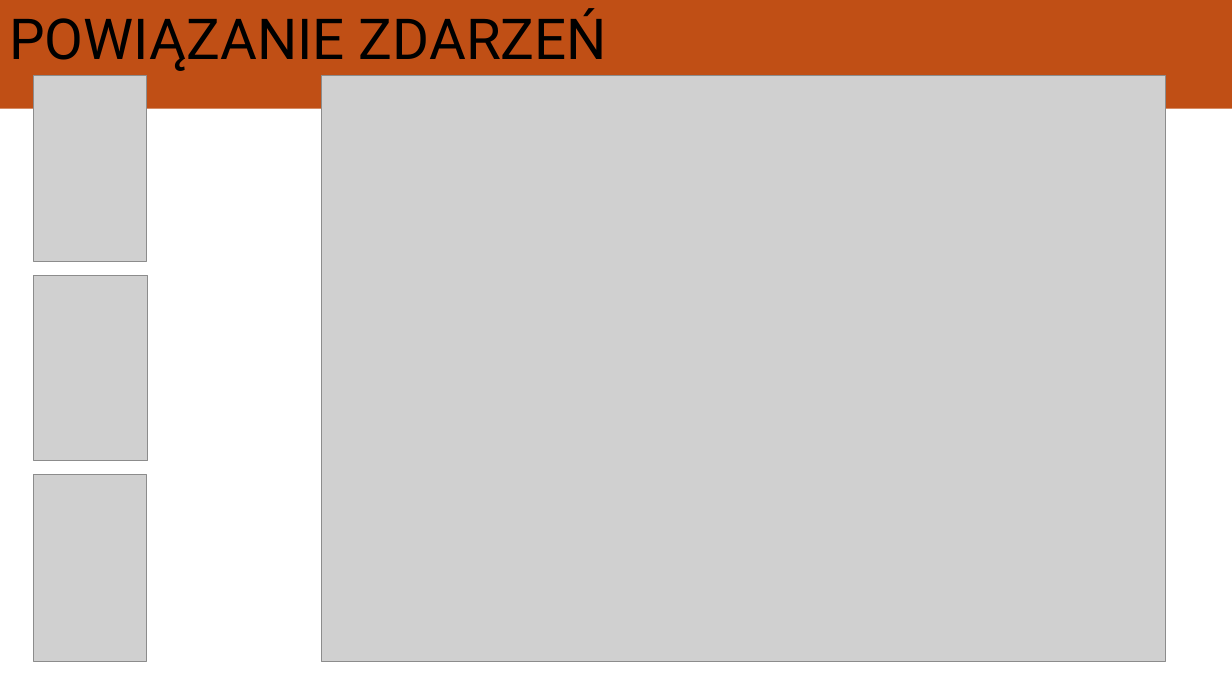
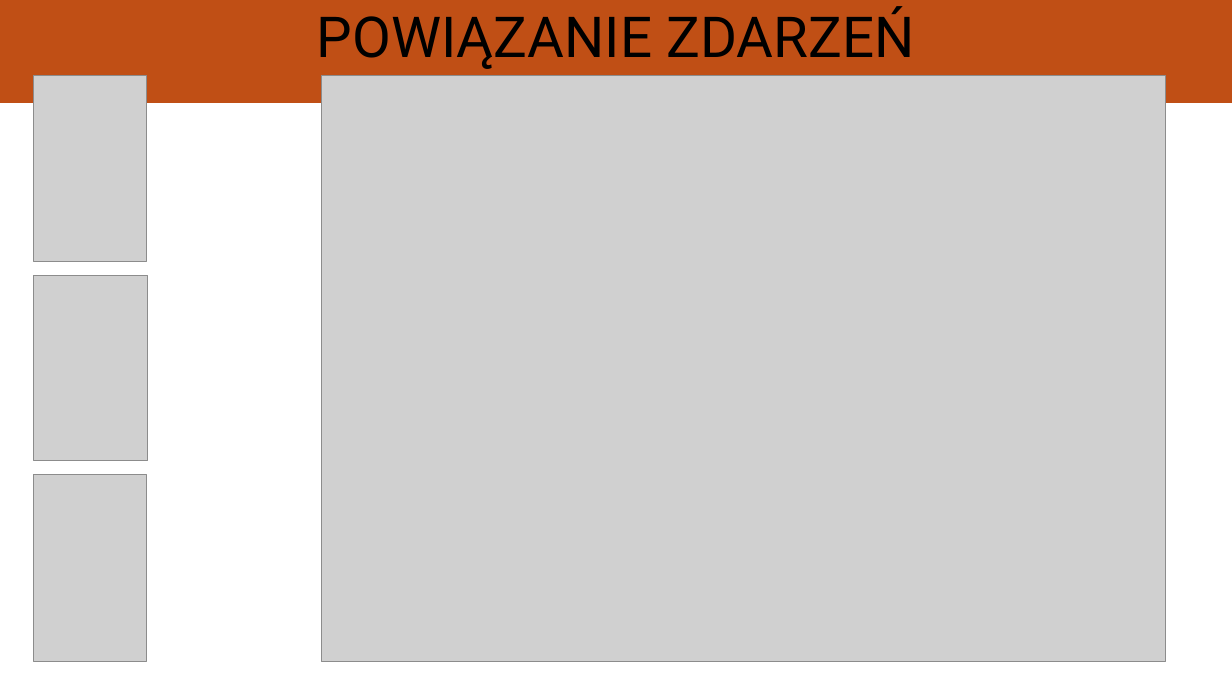
Before and after one commit to Spren3/jpwp, a slide deck: slide 11 of jpwp.pptx (slide 8 before the commit). Drawn at 1232x693 pixels with LibreOffice and Linux fonts; fonts in the diff are those of the drawing; grey boxes stand for pictures. Boxes give left, top, right and bottom in pixels: in the first picture for what was removed or moved away, otherwise in the second. Text is boxed around its words. In the diff, an @@ line names an element or a change of style, - is before the commit and + after.

```diff
--- a/jpwp.pptx
+++ b/jpwp.pptx
@@ title "POWIĄZANIE ZDARZEŃ" at [317,6,914,69]: alignment left to centre @@
```
Also in this commit, not shown: 1 other slide changed, 3 slides added.
